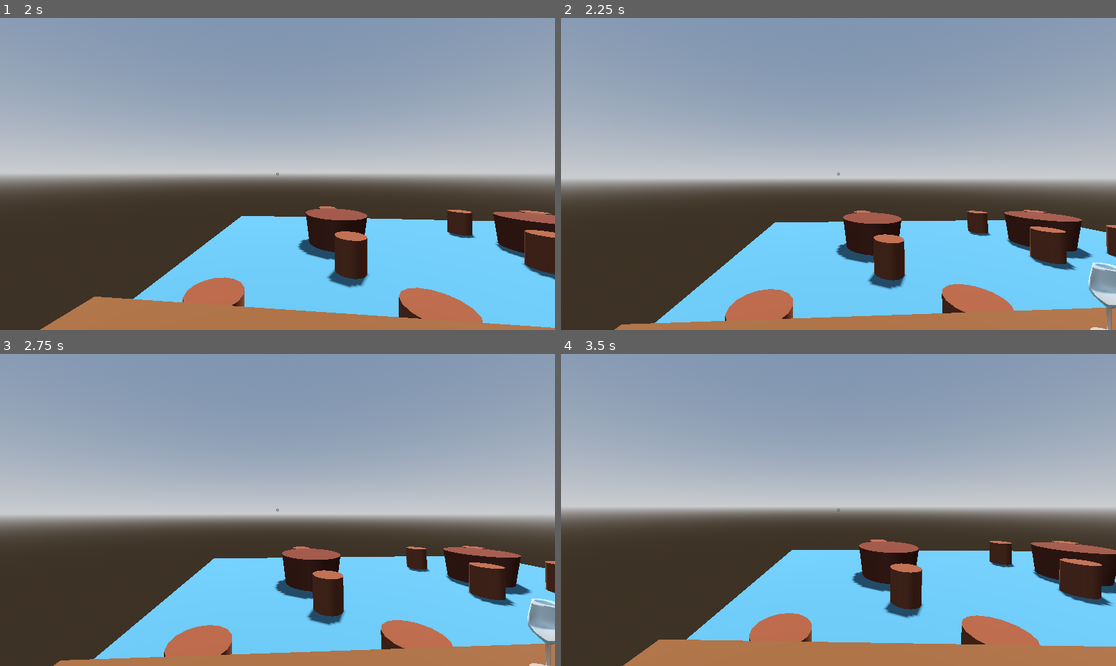
Above: before the commit, frames 1-4 (two rows, left to right).
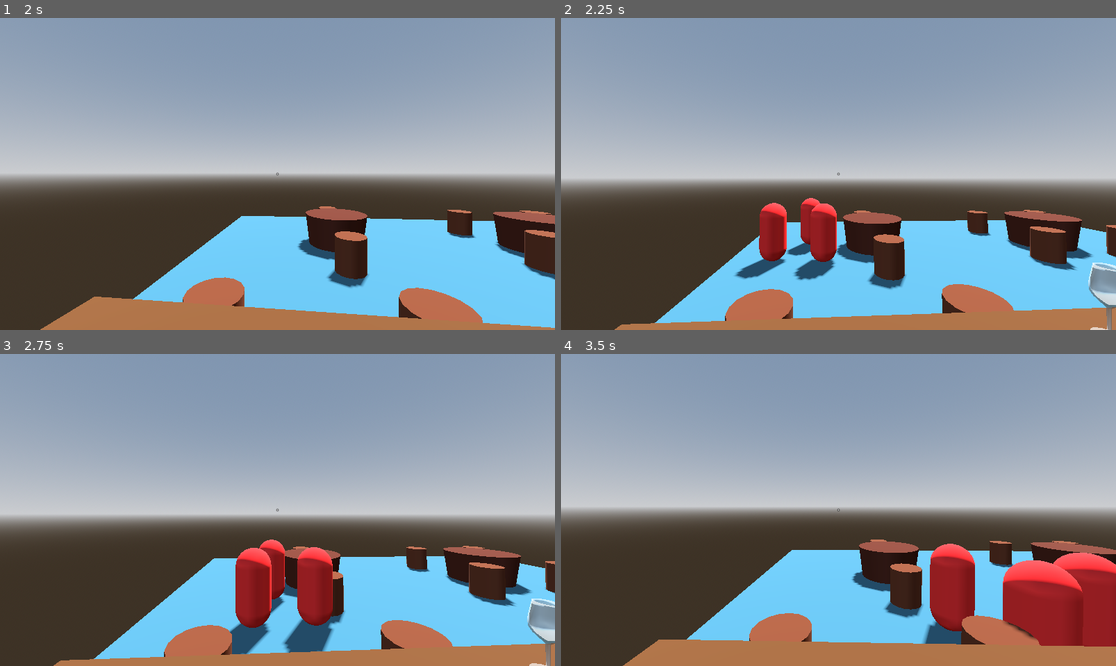
Above: after the commit, the same moments.

Repository: MimiM03/the-crumbling-bar
Game: Godot game, scene res://scenes/game.tscn
Same seed, same stepped clock (60 frames per second), same inputs: the game is played once before the commit and once after it.
Inputs (mouse positions are in pixels of both pictures, inside the frame that each line leads up to):
- Up to frame 1 (2 s): tap Enter at 0.5 s; move the mouse to (305, 174) at 0.52 s; press the mouse at (305, 174) at 0.53 s; hold E (pour_right) 0.53-1.28 s; tap Space at 1.25 s; move the mouse to (249, 174) at 1.27 s; release the mouse at (249, 174) at 1.28 s; hold A (left) from 1.28 s (still down); click (249, 174) at 1.35 s
- Up to frame 2 (2.25 s): move the mouse to (849, 167) at 2.02 s; release A (left) at 2.03 s; press the mouse at (849, 167) at 2.03 s; hold E (pour_right) from 2.03 s (still down)
- Up to frame 3 (2.75 s): keep holding E (pour_right)
- Up to frame 4 (3.5 s): keep holding E (pour_right); move the mouse to (832, 516) at 2.77 s; release the mouse at (832, 516) at 2.78 s; click (832, 516) at 2.85 s

Frame 1 is identical in both runs. In frame 2, 2.7% of the frame differs, in the area x 31-50%, y 57-85%; in frame 3, 4.7%; in frame 4, 7.7%, in the area x 65-100%, y 60-94%.

Commit message:
pathfinding for group: spawn point -> bar wait are

Diff:
--- a/project.godot
+++ b/project.godot
@@ -23,6 +23,7 @@
 pickables=""
 shaker=""
 seats=""
+wait_area=""
 
 [input]
 
--- a/scenes/customer_spawn_point.gd
+++ b/scenes/customer_spawn_point.gd
@@ -5,7 +5,7 @@
 func _ready():
 	# For testing: spawn something every 5 seconds
 	while true:
-		await get_tree().create_timer(5.0).timeout
+		await get_tree().create_timer(2.0).timeout
 		spawn_random_arrival()
 
 func spawn_random_arrival():
@@ -25,6 +25,16 @@
 		spawn_group(randi_range(3, 4))
 
 func spawn_group(size: int):
+	var available_areas = get_tree().get_nodes_in_group("wait_area").filter(
+		func(area): return !area.is_occupied
+	)
+	print(available_areas.size())
+
+	# RULE: If not enough spots for the whole group, they don't enter
+	if available_areas.size() < size:
+		print("Not enough room at the bar for a group of ", size)
+		return
+	var members = []
 	# If size is 1, they aren't technically a "group" in your logic
 	var isGroup = size > 1
 
@@ -36,9 +46,16 @@
 		# so they don't spawn inside each other
 		customer.global_position = global_position + Vector3(randf_range(0.4,0.6), 0, randf_range(0.4,0.6))
 
+		if isGroup:
+			# Assign a specific wait spot to each member immediately
+			var area = available_areas[i]
+			area.is_occupied = true
+			customer.target_wait_area = area
+
+		if i == 0: customer.is_leader = true
+		members.append(customer)
+		# Give every member a list of their friends
+		for member in members:
+			member.group_members = members
 		# Pass the variables to your Customer script
 		customer.isGroup = isGroup
-
-		# If you want them to pick the SAME table, you'd find a table here
-		# and pass it to all of them, but for now, they will just
-		# go to the wait area then find individual table seats.
--- a/scenes/game.tscn
+++ b/scenes/game.tscn
@@ -5,6 +5,7 @@
 [ext_resource type="Script" uid="uid://cn551v7xq4onb" path="res://scenes/customer_spawn_point.gd" id="3_kvpfn"]
 [ext_resource type="PackedScene" uid="uid://bclwag1i8b420" path="res://scenes/glass_wine.tscn" id="3_lnu2h"]
 [ext_resource type="PackedScene" uid="uid://c8elryja5bcqu" path="res://scenes/whiskey_bottle.tscn" id="4_gee14"]
+[ext_resource type="Script" uid="uid://bdj4b56gc40g3" path="res://scenes/wait_area.gd" id="4_kvpfn"]
 [ext_resource type="PackedScene" uid="uid://cs3ysn4i4b6uv" path="res://scenes/vodka_bottle.tscn" id="5_0tnpc"]
 [ext_resource type="PackedScene" uid="uid://md3siaqjarrn" path="res://scenes/base_zone.tscn" id="5_u5sy4"]
 [ext_resource type="PackedScene" uid="uid://cv1fe051vudkb" path="res://scenes/mixer.tscn" id="6_p57ef"]
@@ -55,6 +56,25 @@
 [node name="CustomerSpawnPoint" type="Marker3D" parent="." unique_id=643920096]
 transform = Transform3D(1, 0, 0, 0, 1, 0, 0, 0, 1, -4.946214, 0.6562581, -4.0369797)
 script = ExtResource("3_kvpfn")
+
+[node name="WaitAreas" type="Node3D" parent="." unique_id=1490713742]
+transform = Transform3D(1, 0, 0, 0, 1, 0, 0, 0, 1, 1.4, 0.656, 0)
+
+[node name="WaitArea" type="Marker3D" parent="WaitAreas" unique_id=1307708657 groups=["wait_area"]]
+transform = Transform3D(1, 0, 0, 0, 1, 0, 0, 0, 1, 0.04, 0, 0)
+script = ExtResource("4_kvpfn")
+
+[node name="WaitArea2" type="Marker3D" parent="WaitAreas" unique_id=187633937 groups=["wait_area"]]
+transform = Transform3D(1, 0, 0, 0, 1, 0, 0, 0, 1, -0.84, 0, 0)
+script = ExtResource("4_kvpfn")
+
+[node name="WaitArea3" type="Marker3D" parent="WaitAreas" unique_id=269024194 groups=["wait_area"]]
+transform = Transform3D(1, 0, 0, 0, 1, 0, 0, 0, 1, -1.72, 0, 0)
+script = ExtResource("4_kvpfn")
+
+[node name="WaitArea4" type="Marker3D" parent="WaitAreas" unique_id=1802606232 groups=["wait_area"]]
+transform = Transform3D(1, 0, 0, 0, 1, 0, 0, 0, 1, -2.605857, 0, 0)
+script = ExtResource("4_kvpfn")
 
 [node name="Customers" type="Node" parent="." unique_id=1122904274]
 
--- /dev/null
+++ b/scenes/wait_area.gd
@@ -0,0 +1,3 @@
+extends Marker3D
+
+var is_occupied: bool = false
--- a/scripts/customer.gd
+++ b/scripts/customer.gd
@@ -3,8 +3,12 @@
 @onready var nav_agent = $NavigationAgent3D
 
 var target_seat = null
+var target_wait_area = null
 const SPEED := 3.0
 var isGroup: bool = false
+var group_members: Array = [] # To keep track of who is in the group
+var is_leader: bool = false
+var assigned_table_node = null # The parent node of the 4 chairs
 # var isGroup4: bool = false
 enum ChairType {BAR, TABLE4, TABLE2}
 
@@ -14,15 +18,15 @@
 	if !isGroup:
 		start_looking_for_seat(ChairType.BAR)
 	else:
-		go_to_bar()
+		start_looking_for_bar_space()
 
 
 func _physics_process(_delta):
-	if target_seat:
+	if target_seat or target_wait_area:
 		# Get the next point in the path
 		var current_pos = global_position
 		var next_pos = nav_agent.get_next_path_position()
-
+		print(next_pos)
 		# Calculate velocity and move
 		var new_velocity = (next_pos - current_pos).normalized() * SPEED
 
@@ -64,15 +68,18 @@
 
 	return null
 
-func get_closest_seat(seats_array):
-	var closest = seats_array[0]
-	for seat in seats_array:
-		if global_position.distance_to(seat.global_position) < global_position.distance_to(closest.global_position):
-			closest = seat
-	return closest
+#func get_closest_seat(seats_array):
+	#var closest = seats_array[0]
+	#for seat in seats_array:
+		#if global_position.distance_to(seat.global_position) < global_position.distance_to(closest.global_position):
+			#closest = seat
+	#return closest
 
-func go_to_bar():
-	pass
+func start_looking_for_bar_space():
+	if target_wait_area:
+		nav_agent.target_position = target_wait_area.global_position
+		print(nav_agent.target_position)
+
 
 func _on_navigation_agent_3d_velocity_computed(safe_velocity: Vector3) -> void:
 	velocity = velocity.move_toward(safe_velocity, 0.25)
Not shown, added: scenes/wait_area.gd.uid
